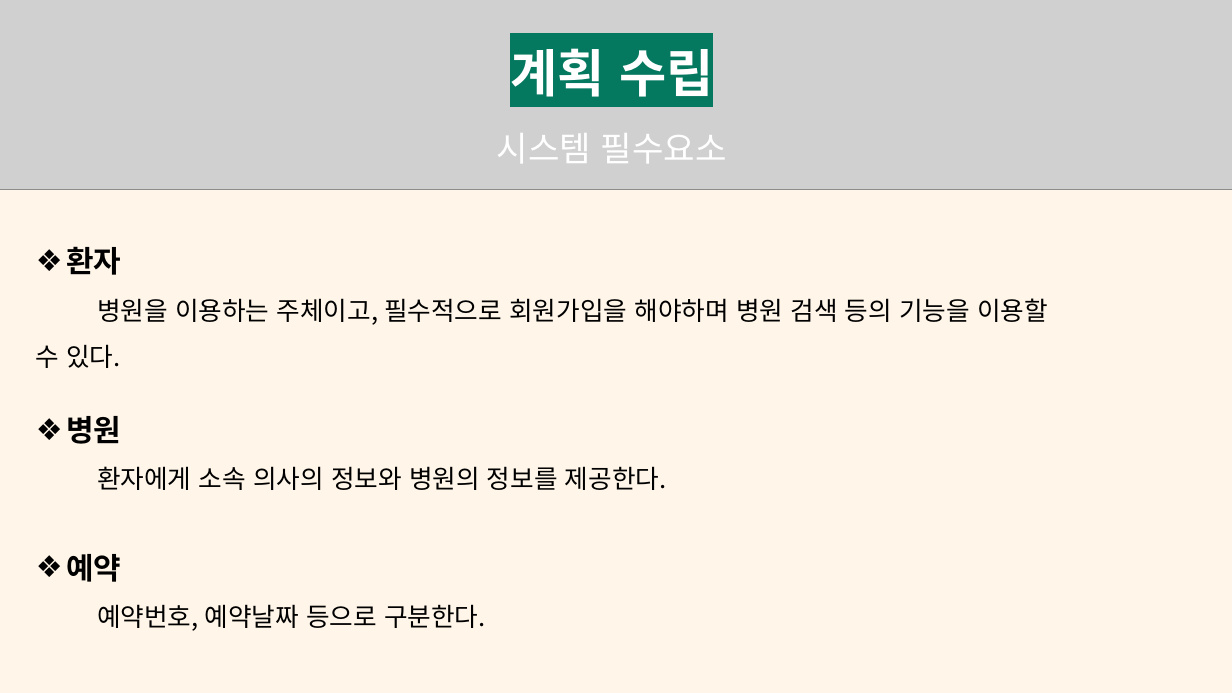
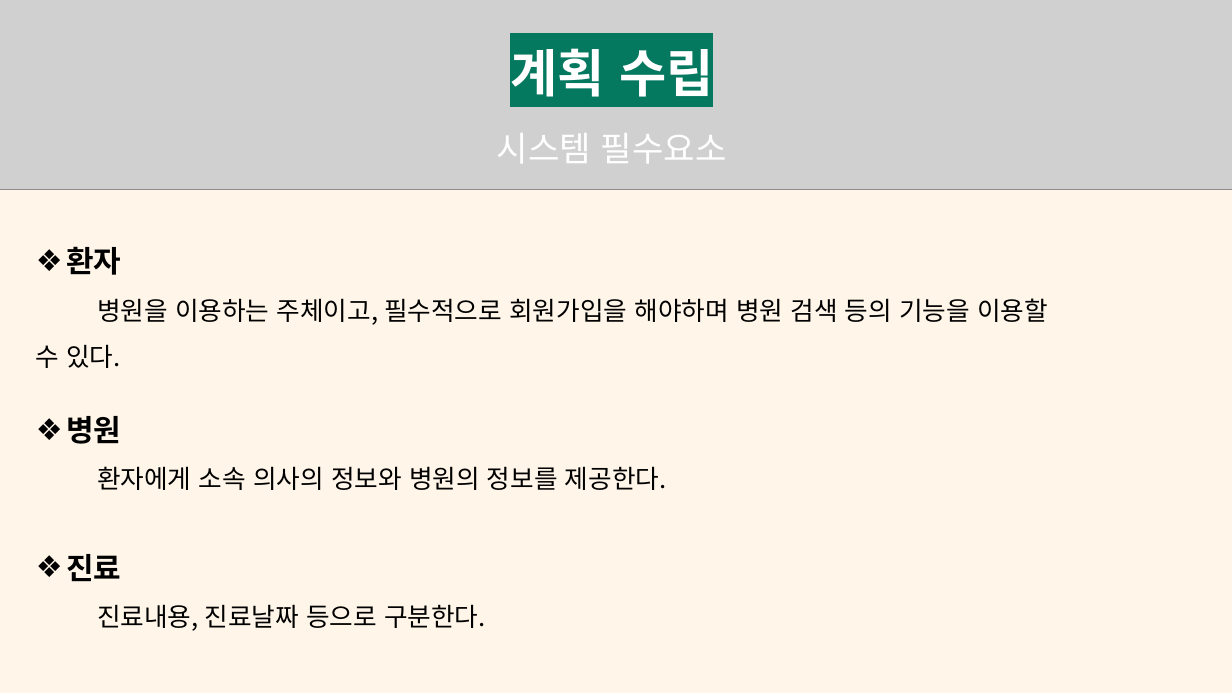
Before and after one commit to nieyhk/data, a slide deck: slide 6 of 7조 병원 관리 시스템.pptx. Drawn at 1232x693 pixels with LibreOffice and Linux fonts; fonts in the diff are those of the drawing; grey boxes stand for pictures. Boxes give left, top, right and bottom in pixels: in the first picture for what was removed or moved away, otherwise in the second. Text is boxed around its words. In the diff, an @@ line names an element or a change of style, - is before the commit and + after.

```diff
--- a/7조 병원 관리 시스템.pptx
+++ b/7조 병원 관리 시스템.pptx
@@ text at (x1=66, y1=554, x2=486, y2=631): text changed @@
-❖ 예약
-예약번호, 예약날짜 등으로 구분한다.
+❖ 진료
+진료내용, 진료날짜 등으로 구분한다.
```
Also in this commit, not shown: 1 other slide changed, 5 slides added, 4 slides removed.
